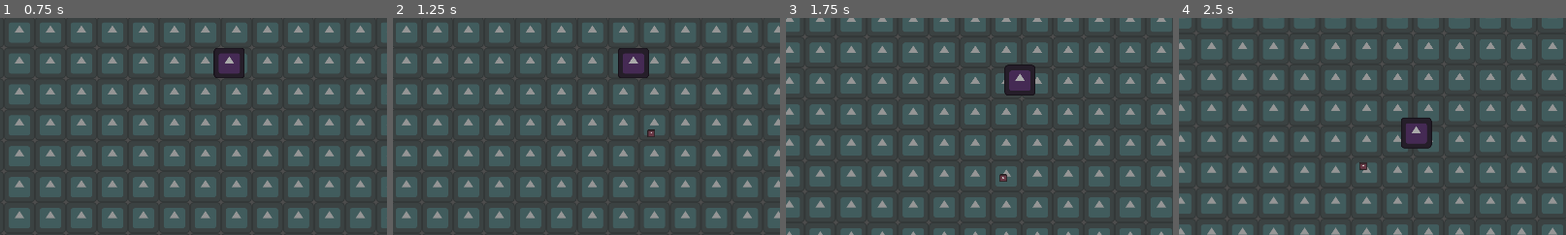
Above: before the commit, frames 1-4 (left to right).
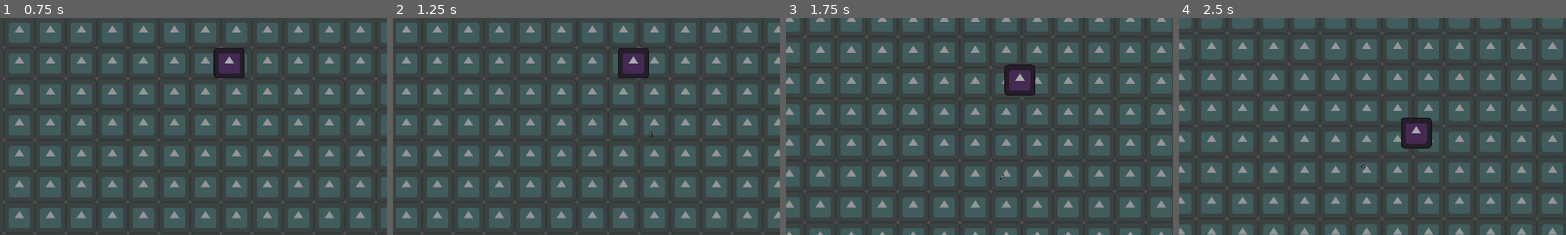
Above: after the commit, the same moments.

Repository: alfroids/tidal-storm
Game: Godot game, scene res://scenes/levels/main.tscn
Two runs of this game, one before a commit and one after it. Both use one fixed random seed, a clock stepped at 60 frames per second and the inputs below. This scene is started directly instead of the project's main scene. The engine's default icon, where the game draws it, is replaced by a stand-in: a white triangle on a blue panel in a dark square.
Inputs:
- Up to frame 1 (0.75 s): tap Enter at 0.5 s; hold D (move_right) from 0.53 s (still down)
- Up to frame 2 (1.25 s): keep holding D (move_right)
- Up to frame 3 (1.75 s): release D (move_right) at 1.28 s; hold S (move_down) from 1.28 s (still down)
- Up to frame 4 (2.5 s): release S (move_down) at 2.03 s; hold D (move_right) from 2.03 s (still down)
The pictures show only the part of the screen within x 21-71%, y 40-90%; the shares and areas given below are measured in that part.

Frame 1 is identical in both runs. In frame 2, less than 0.1% of the frame differs, in the area x 65-68%, y 51-55%; in frame 3, less than 0.1%; in frame 4, less than 0.1%, in the area x 46-49%, y 66-71%.

Commit message:
Fishhook sprite added to scene

Diff:
--- a/scenes/hook/hook.tscn
+++ b/scenes/hook/hook.tscn
@@ -1,8 +1,8 @@
 [gd_scene load_steps=6 format=3 uid="uid://cf8a48cwri0kk"]
 
 [ext_resource type="Shader" uid="uid://clqjl3sufgdba" path="res://assets/shaders/recolor.tres" id="1_7cugh"]
-[ext_resource type="Texture2D" uid="uid://dc2g5hdov4cvd" path="res://assets/icon.svg" id="1_a3pww"]
 [ext_resource type="Script" path="res://scenes/hook/hook.gd" id="1_jsmvg"]
+[ext_resource type="Texture2D" uid="uid://s230xr3mb46k" path="res://assets/sprites/fish_hook_sprite.png" id="3_38ep4"]
 
 [sub_resource type="ShaderMaterial" id="ShaderMaterial_qvd01"]
 shader = ExtResource("1_7cugh")
@@ -16,12 +16,11 @@
 script = ExtResource("1_jsmvg")
 
 [node name="Sprite2D" type="Sprite2D" parent="."]
+texture_filter = 1
 material = SubResource("ShaderMaterial_qvd01")
-scale = Vector2(0.25, 0.25)
-texture = ExtResource("1_a3pww")
+texture = ExtResource("3_38ep4")
 
 [node name="CollisionShape2D" type="CollisionShape2D" parent="."]
-visible = false
 shape = SubResource("CircleShape2D_eythh")
 
 [node name="PullTimer" type="Timer" parent="."]
Not shown, added: assets/sprites/fish_hook_sprite.png.import
